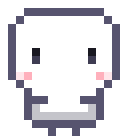
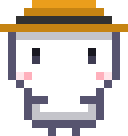
Two versions of the same layered image (128x136). Layer-by-layer changes:
added group "낚시" with 6 layers above "농사" over bbox(16, 32, 112, 40)
added group "농사" with 7 layers above "뒤_캐" over bbox(0, 0, 128, 40)
added layer "모자" in group "농사" over bbox(0, 0, 128, 40)
